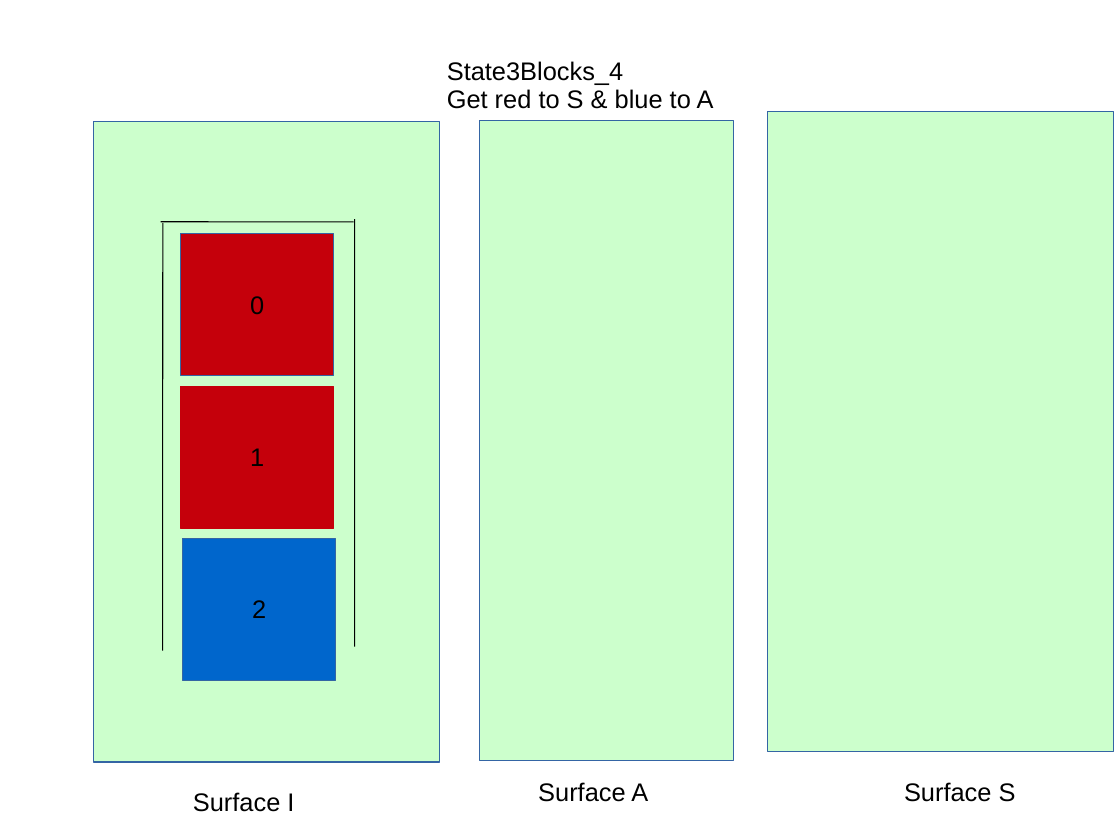
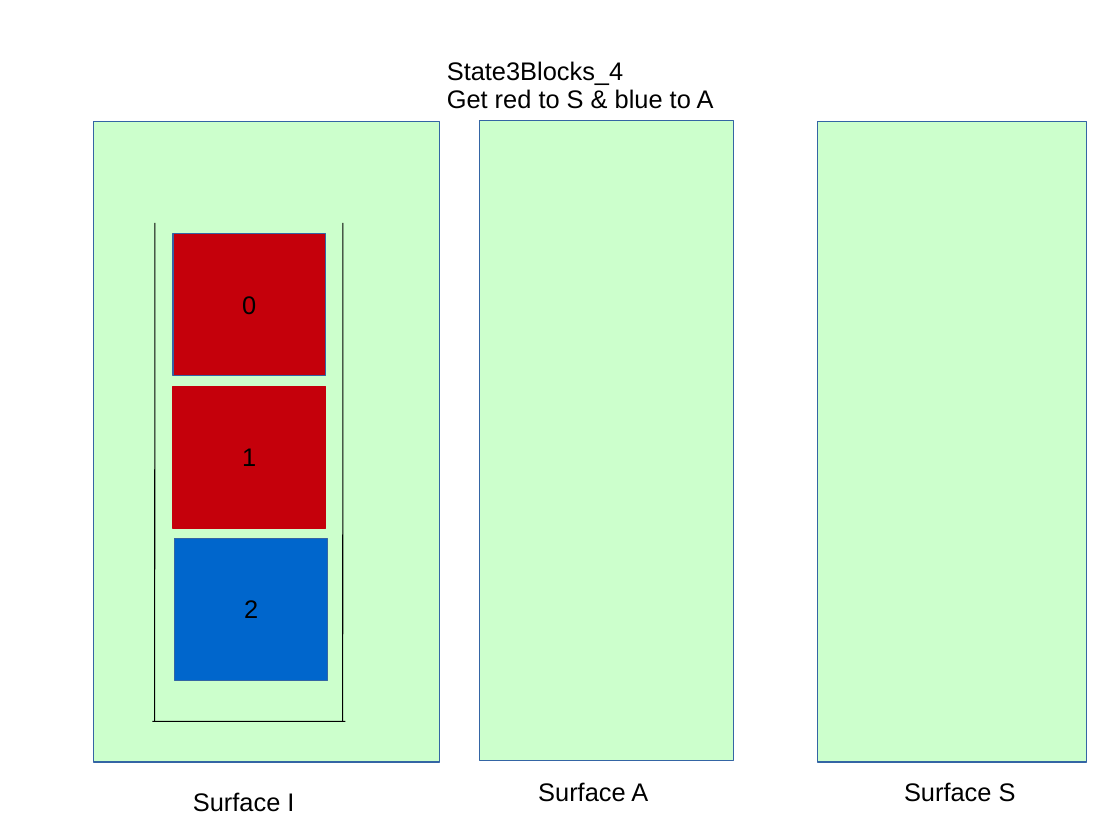
Before and after one commit to bhomberg/6834-task-motion-planner, a slide deck: slide 4 of states/statesDrawings.ppt. Drawn at 1120x840 pixels with LibreOffice and Linux fonts; fonts in the diff are those of the drawing. Boxes give left, top, right and bottom in pixels: in the first picture for what was removed or moved away, otherwise in the second. Text is boxed around its words. In the diff, an @@ line names an element or a change of style, - is before the commit and + after.

```diff
--- a/states/statesDrawings.ppt
+++ b/states/statesDrawings.ppt
@@ rectangle: place and size @@
-rectangle at bbox=[768, 112, 1114, 752]
+rectangle at bbox=[817, 122, 1087, 762]
@@ line moved from (163, 650) - (163, 224) to (154, 722) - (154, 223) @@
@@ line moved from (355, 646) - (355, 220) to (343, 722) - (344, 223) @@
@@ 3 rectangles: place and size @@
-3 rectangles at bbox=[181, 234, 335, 681]
+3 rectangles at bbox=[173, 234, 327, 681]
@@ line moved from (161, 222) - (354, 222) to (152, 722) - (346, 722) @@
```
Also in this commit, not shown: 7 other slides changed, 6 other files.
